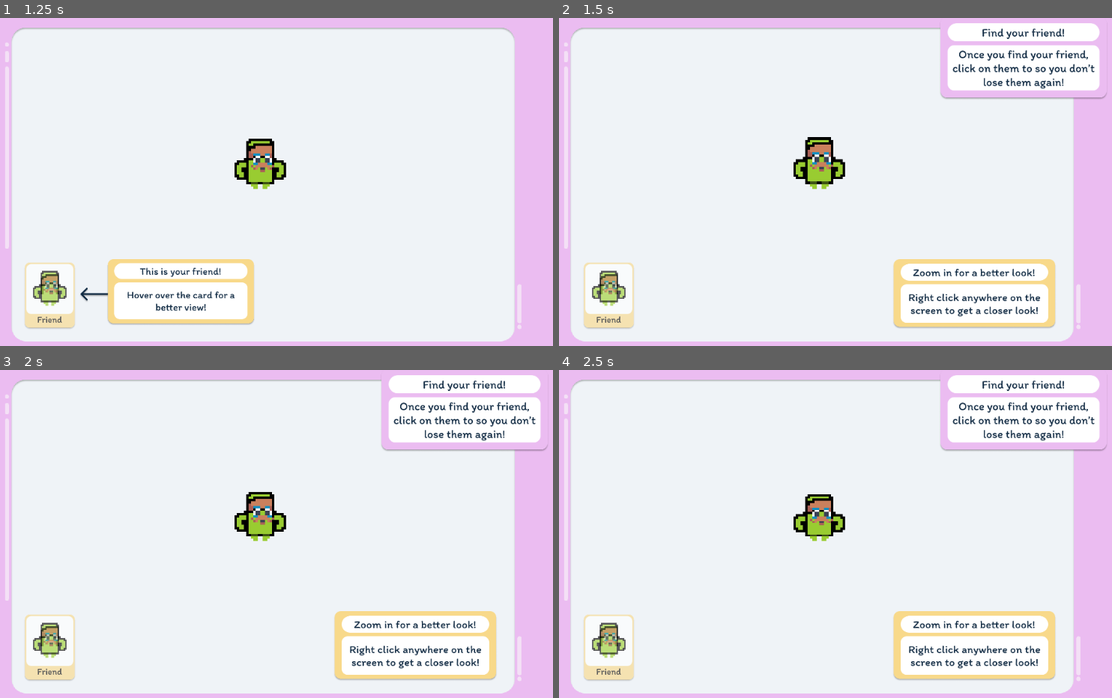
Above: before the commit, frames 1-4 (two rows, left to right).
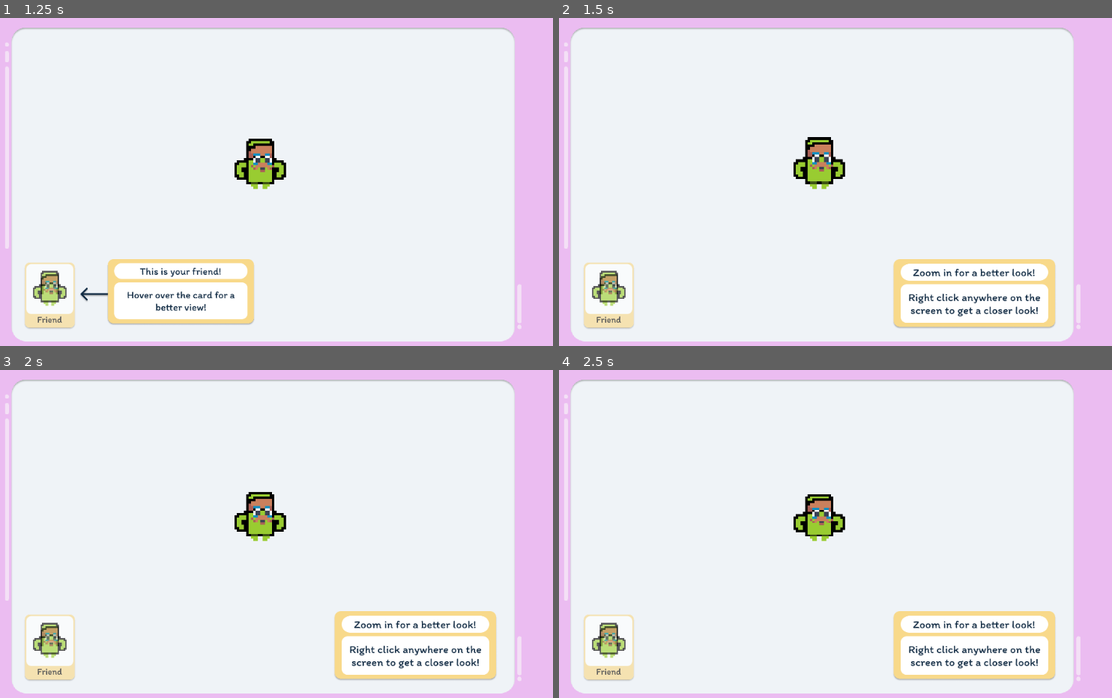
Above: after the commit, the same moments.

Repository: brettkolodny/find-your-friend
Game: Godot game, scene res://Scenes/TitleScreen/TitleScreen.tscn
Same seed, same stepped clock (60 frames per second), same inputs: the game is played once before the commit and once after it.
Inputs (mouse positions are in pixels of both pictures, inside the frame that each line leads up to):
- Up to frame 1 (1.25 s): click (259, 201) at 0.5 s
- Up to frame 2 (1.5 s): move the mouse to (608, 296) at 1.27 s; right-click (608, 296) at 1.35 s
- Up to frame 3 (2 s): no input
- Up to frame 4 (2.5 s): move the mouse to (608, 648) at 2.02 s; right-click (608, 648) at 2.1 s

Frame 1 is identical in both runs. In frame 2, 3.3% of the frame differs, in the area x 68-100%, y 1-25%; in frame 3, 3.3%; in frame 4, 3.3%.
Error before the commit: Invalid set index 'visible' (on base: 'null instance') with value of type 'bool'. (res://Scenes/Tutorial/Tutorial.gd:31)

Commit message:
Fix tutorial

Diff:
--- a/Scenes/Tutorial/Tutorial.gd
+++ b/Scenes/Tutorial/Tutorial.gd
@@ -19,7 +19,7 @@
 func _on_FriendPreviewTutorial_mouse_entered():
 	$PreviewCardTutorial.visible = false
 	$ZoomTutorial.visible = true
-	$Level/FriendPreviewTutorial/CollisionShape2D.disabled
+	$Level/FriendPreviewTutorial/CollisionShape2D.disabled = true
 
 
 func _process(delta):
@@ -28,4 +28,4 @@
 		$Level/FindFriendTutorial/FindFriendTutorialInstructions.visible = true
 	elif Input.is_action_just_released("ui_right_click"):
 		$ZoomTutorial.visible = true
-		$Level/FindFriendTutorial/TextureRect.visible = false
+		$Level/FindFriendTutorial/FindFriendTutorialInstructions.visible = false
